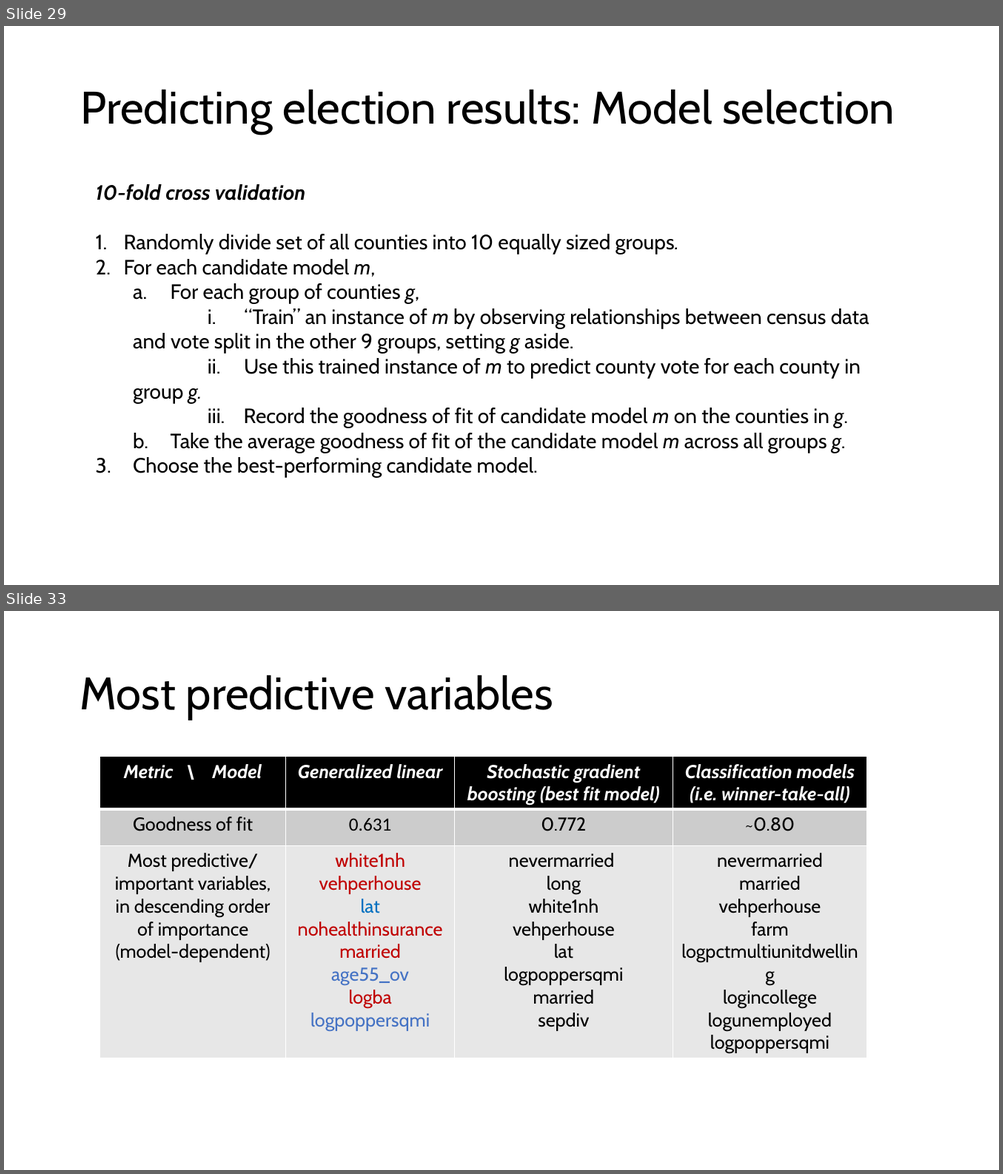
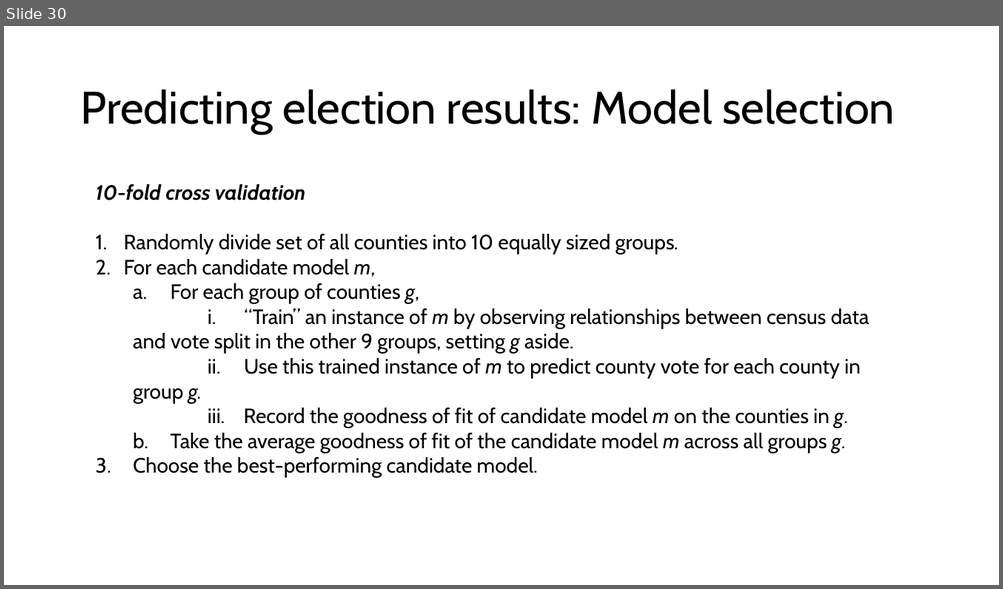
Before and after one commit to mosew/math650, a slide deck: votes/2000/Predicting 2000 Presidential Election Results.pptx. Shown one above the other, each under a label of ours: slides 29 and 33 before the commit, slide 30 after it; the slides between them are not shown. The pictures are 1003x1174 and 1003x589 pixels, drawn with LibreOffice and Linux fonts; fonts in the diff are those of the drawing. Boxes give left, top, right and bottom in pixels: in the first picture for what was removed or moved away, otherwise in the second. Text is boxed around its words. In the diff, an @@ line names an element or a change of style, - is before the commit and + after.

```diff
--- a/votes/2000/Predicting 2000 Presidential Election Results.pptx
+++ b/votes/2000/Predicting 2000 Presidential Election Results.pptx
@@ slide 33 removed at <box>4,611,999,1170</box>, background #FFFFFF @@
@@ title removed at <box>79,675,553,720</box> @@
-Most predictive variables
@@ table removed at <box>100,757,868,1057</box>, 3 rows, 4 columns @@
-Metric \ Model | Generalized linear | Stochastic gradient boosting (best fit model) | Classification models / (i.e. winner-take-all)
-Goodness of fit | 0.631 | 0.772 | ~0.80
-Most predictive/ / important variables, in descending order of importance / (model-dependent) | white1nh / vehperhouse / lat / nohealthinsurance / married / age55_ov / logba / logpoppersqmi | nevermarried / long / white1nh / vehperhouse / lat / logpoppersqmi / married / sepdiv | nevermarried / married / vehperhouse / farm / logpctmultiunitdwelling / logincollege / logunemployed / logpoppersqmi
@@ what was slide 29 is now slide 30 @@
```
Also in this commit, not shown: 8 slides changed, 2 slides added, 7 other files.
